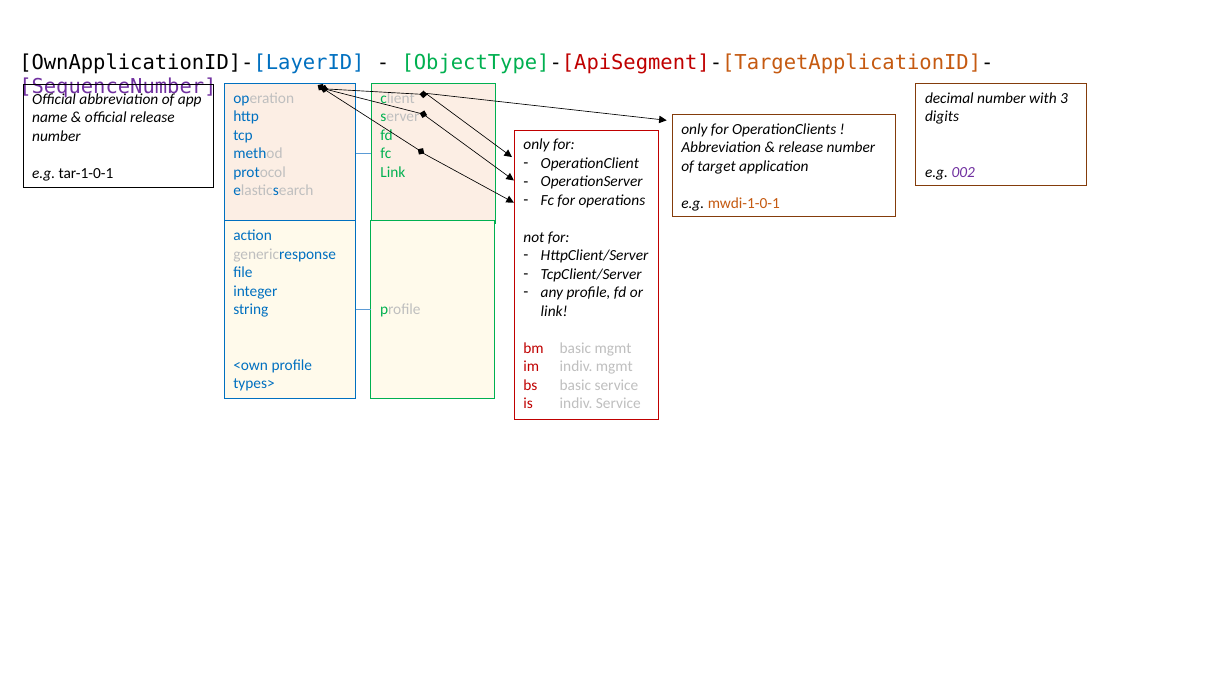
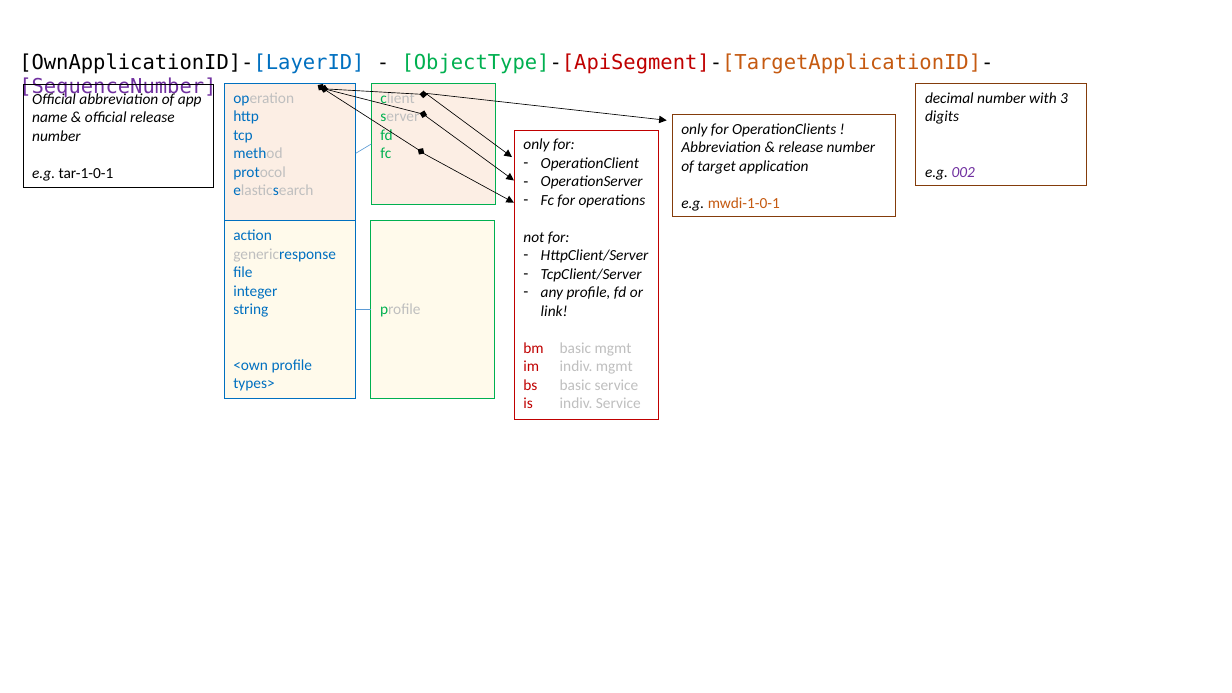
Before and after one commit to openBackhaul/ApplicationPattern, a slide deck: slide 1 of doc/ElementsApplicationPattern/Names/StructureOfUuids/pictures/uuid-structure.pptx. Drawn at 1232x693 pixels with LibreOffice and Linux fonts; fonts in the diff are those of the drawing. Boxes give left, top, right and bottom in pixels: in the first picture for what was removed or moved away, otherwise in the second. Text is boxed around its words. In the diff, an @@ line names an element or a change of style, - is before the commit and + after.

Commit message:
Updates picture/slide (removes link) (fixes #629)

```diff
--- a/doc/ElementsApplicationPattern/Names/StructureOfUuids/pictures/uuid-structure.pptx
+++ b/doc/ElementsApplicationPattern/Names/StructureOfUuids/pictures/uuid-structure.pptx
@@ rectangle "client" resized from (x1=372, y1=83, x2=495, y2=223) to (x1=372, y1=83, x2=495, y2=204) @@
@@ line moved from (356, 153) - (372, 153) to (356, 153) - (372, 144) @@
@@ text in rectangle at (x1=380, y1=166, x2=405, y2=177): paragraph removed @@
-Link
```
Also in this commit, not shown: 1 other file.
